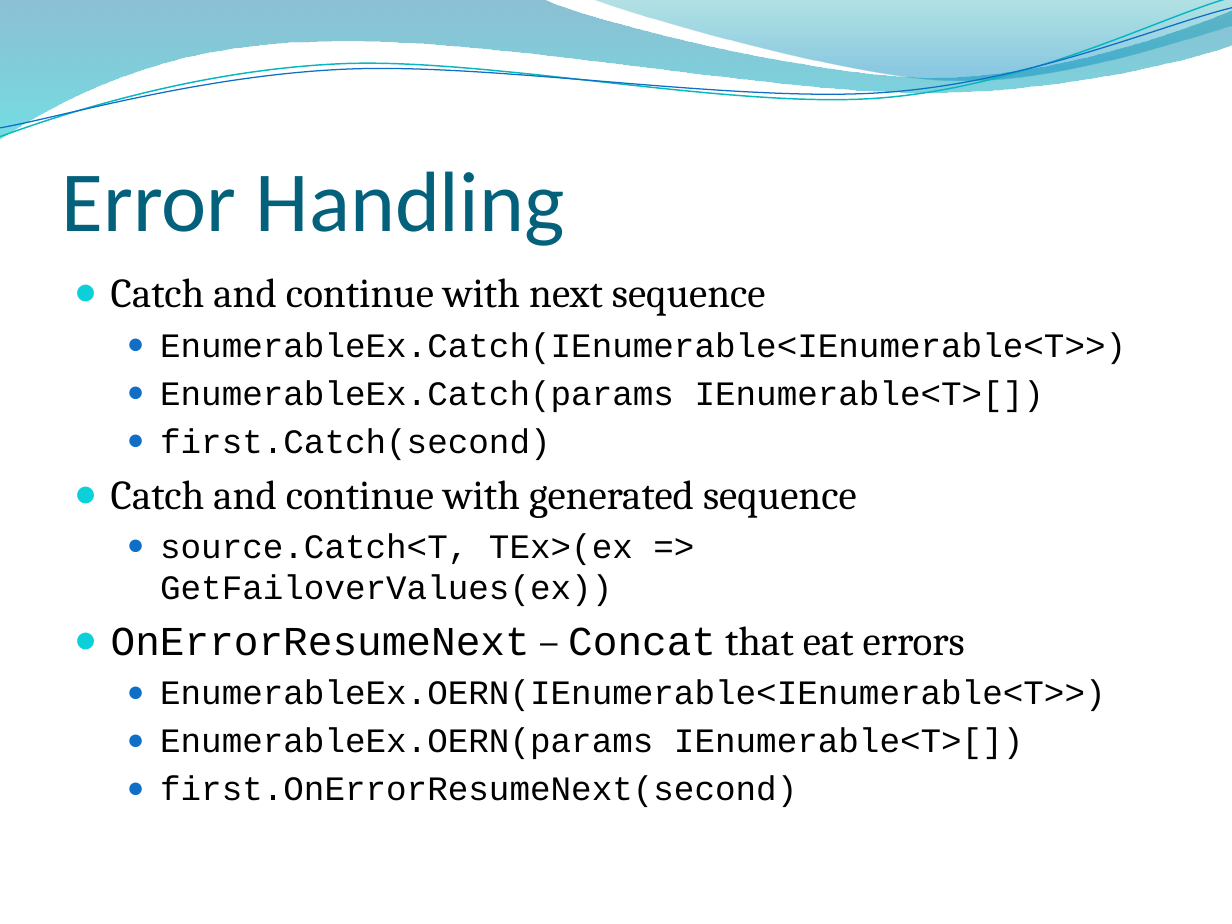
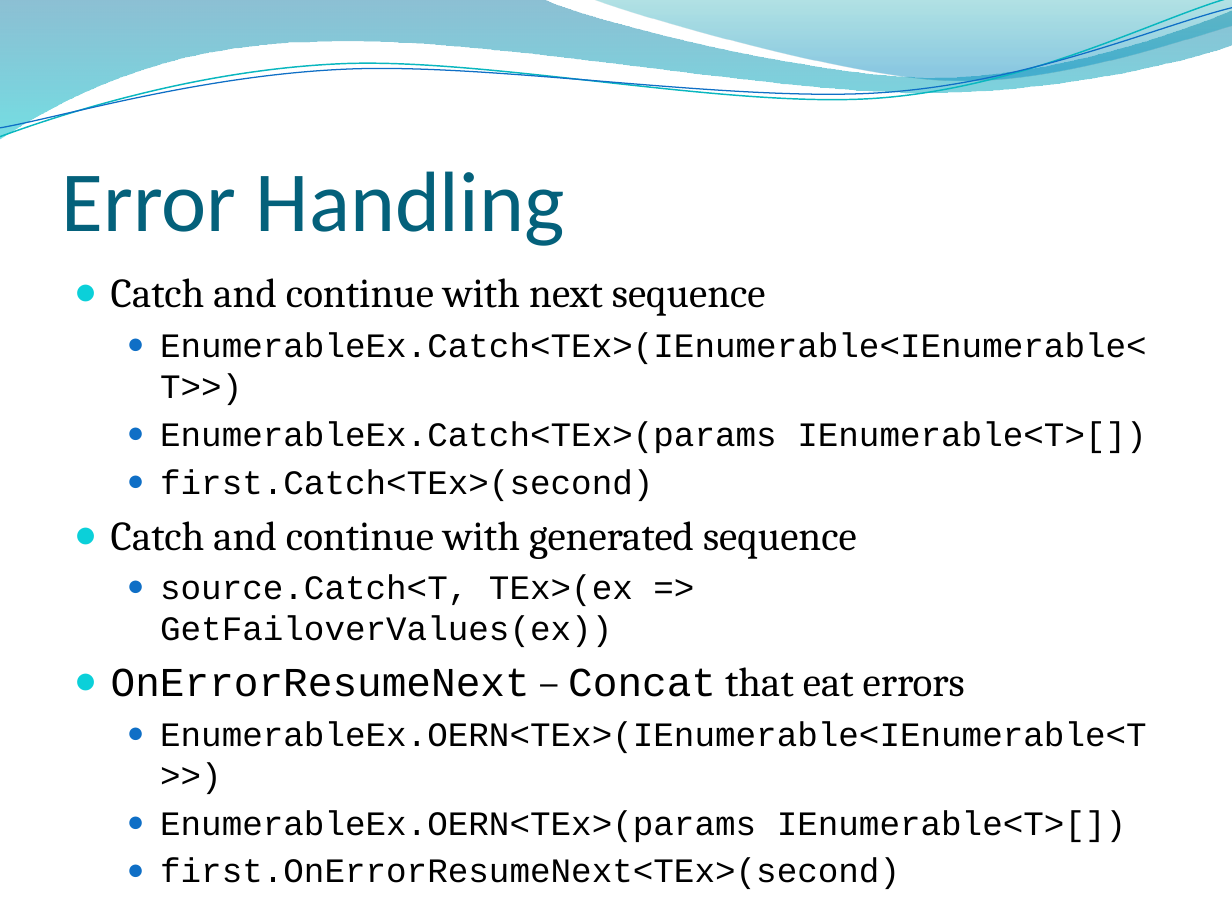
Before and after one commit to dahlbyk/Presentations, a slide deck: slide 20 of LINQ2/KDahlby.201008.STLDODN.LINQ2.pptx. Drawn at 1232x924 pixels with LibreOffice and Linux fonts; fonts in the diff are those of the drawing; background and template pictures are left out. Boxes give left, top, right and bottom in pixels: in the first picture for what was removed or moved away, otherwise in the second. Text is boxed around its words. In the diff, an @@ line names an element or a change of style, - is before the commit and + after.

```diff
--- a/LINQ2/KDahlby.201008.STLDODN.LINQ2.pptx
+++ b/LINQ2/KDahlby.201008.STLDODN.LINQ2.pptx
@@ text at [160,332,1147,501]: text changed @@
-  ● EnumerableEx.Catch(IEnumerable<IEnumerable<T>>)
-  ● EnumerableEx.Catch(params IEnumerable<T>[])
-  ● first.Catch(second)
+  ● EnumerableEx.Catch<TEx>(IEnumerable<IEnumerable<T>>)
+  ● EnumerableEx.Catch<TEx>(params IEnumerable<T>[])
+  ● first.Catch<TEx>(second)
@@ text at [160,721,1147,842]: text changed @@
-  ● EnumerableEx.OERN(IEnumerable<IEnumerable<T>>)
-  ● EnumerableEx.OERN(params IEnumerable<T>[])
-  ● first.OnErrorResumeNext(second)
+  ● EnumerableEx.OERN<TEx>(IEnumerable<IEnumerable<T>>)
+  ● EnumerableEx.OERN<TEx>(params IEnumerable<T>[])
+  ● first.OnErrorResumeNext<TEx>(second)
```
Also in this commit, not shown: 1 other slide changed, 6 other files.
